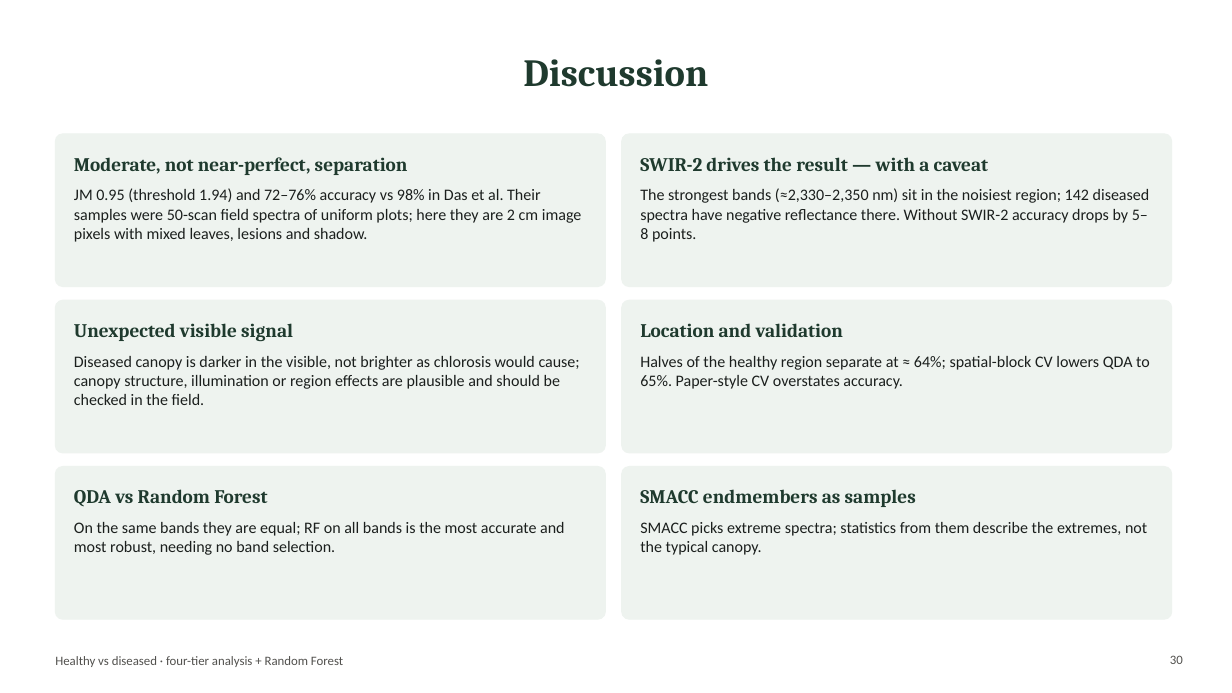
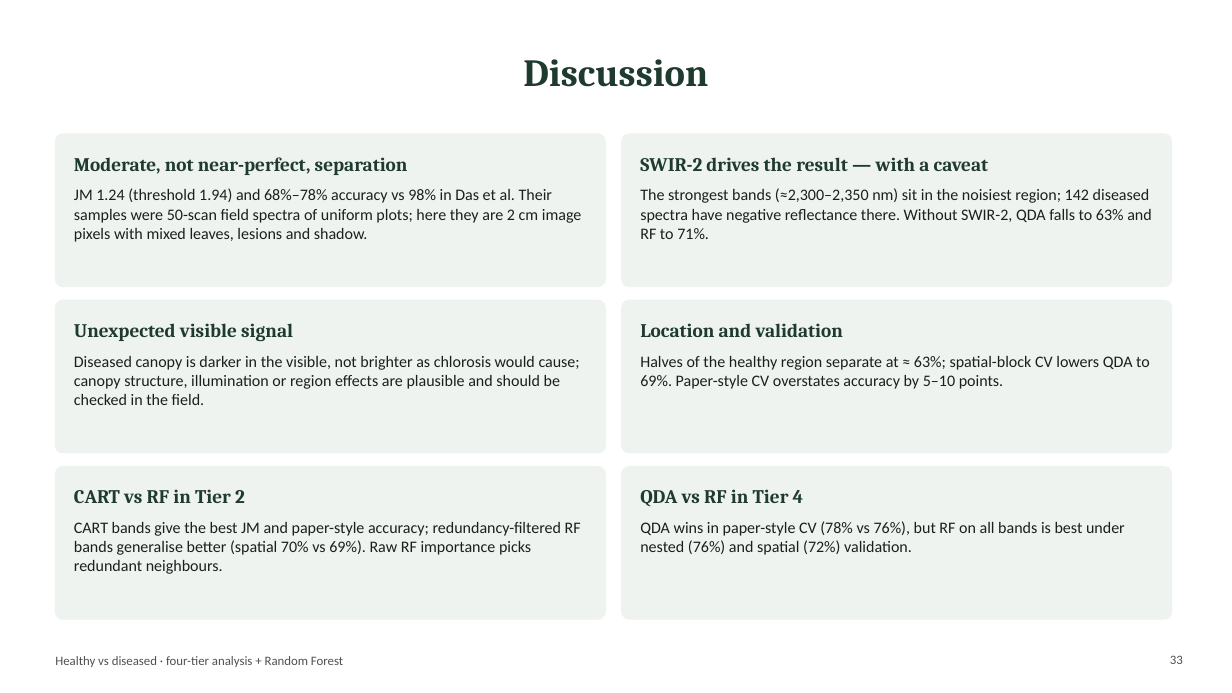
Before and after one commit to animesh809359-afk/sonu, a slide deck: slide 33 of hyperspectral_smacc/four_tier_analysis/Four_Tier_Analysis.pptx (slide 30 before the commit). Drawn at 1232x693 pixels with LibreOffice and Linux fonts; fonts in the diff are those of the drawing. Boxes give left, top, right and bottom in pixels: in the first picture for what was removed or moved away, otherwise in the second. Text is boxed around its words. In the diff, an @@ line names an element or a change of style, - is before the commit and + after.

```diff
--- a/hyperspectral_smacc/four_tier_analysis/Four_Tier_Analysis.pptx
+++ b/hyperspectral_smacc/four_tier_analysis/Four_Tier_Analysis.pptx
@@ text at box(74, 188, 581, 242): text changed @@
-JM 0.95 (threshold 1.94) and 72–76% accuracy vs 98% in Das et al. Their samples were 50-scan field spectra of uniform plots; here they are 2 cm image pixels with mixed leaves, lesions and shadow.
+JM 1.24 (threshold 1.94) and 68%–78% accuracy vs 98% in Das et al. Their samples were 50-scan field spectra of uniform plots; here they are 2 cm image pixels with mixed leaves, lesions and shadow.
@@ text at box(640, 188, 1151, 239): text changed @@
-The strongest bands (≈2,330–2,350 nm) sit in the noisiest region; 142 diseased spectra have negative reflectance there. Without SWIR-2 accuracy drops by 5–8 points.
+The strongest bands (≈2,300–2,350 nm) sit in the noisiest region; 142 diseased spectra have negative reflectance there. Without SWIR-2, QDA falls to 63% and RF to 71%.
@@ text at box(640, 356, 1150, 389): text changed @@
-Halves of the healthy region separate at ≈ 64%; spatial-block CV lowers QDA to 65%. Paper-style CV overstates accuracy.
+Halves of the healthy region separate at ≈ 63%; spatial-block CV lowers QDA to 69%. Paper-style CV overstates accuracy by 5–10 points.
@@ text at box(74, 489, 245, 503): text changed @@
-QDA vs Random Forest
+CART vs RF in Tier 2
@@ text at box(640, 489, 804, 506): text changed @@
-SMACC endmembers as samples
+QDA vs RF in Tier 4
@@ text at box(74, 522, 581, 574): text changed @@
-On the same bands they are equal; RF on all bands is the most accurate and most robust, needing no band selection.
+CART bands give the best JM and paper-style accuracy; redundancy-filtered RF bands generalise better (spatial 70% vs 69%). Raw RF importance picks redundant neighbours.
@@ text at box(640, 521, 1125, 555): text changed @@
-SMACC picks extreme spectra; statistics from them describe the extremes, not the typical canopy.
+QDA wins in paper-style CV (78% vs 76%), but RF on all bands is best under nested (76%) and spatial (72%) validation.
@@ page number at box(1170, 655, 1183, 664): text changed @@
-30
+33
```
Also in this commit, not shown: 21 other slides changed, 5 slides added, 1 slide removed, 18 other files.
